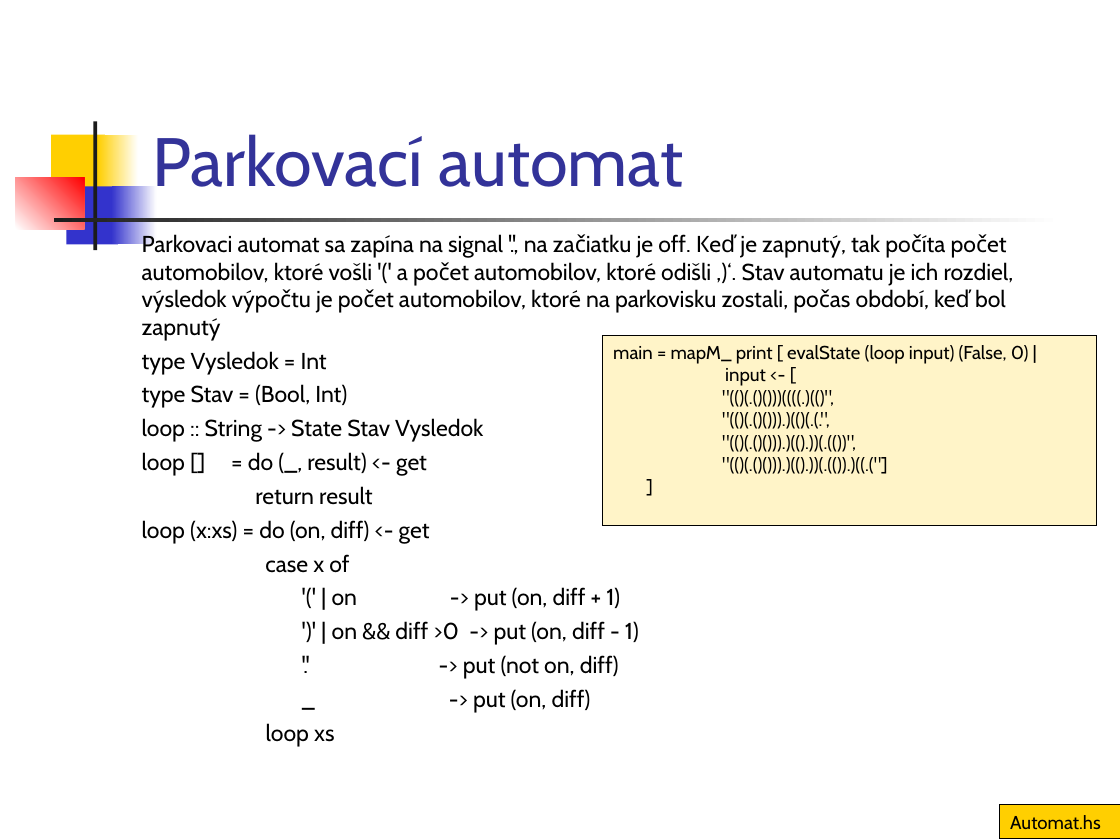
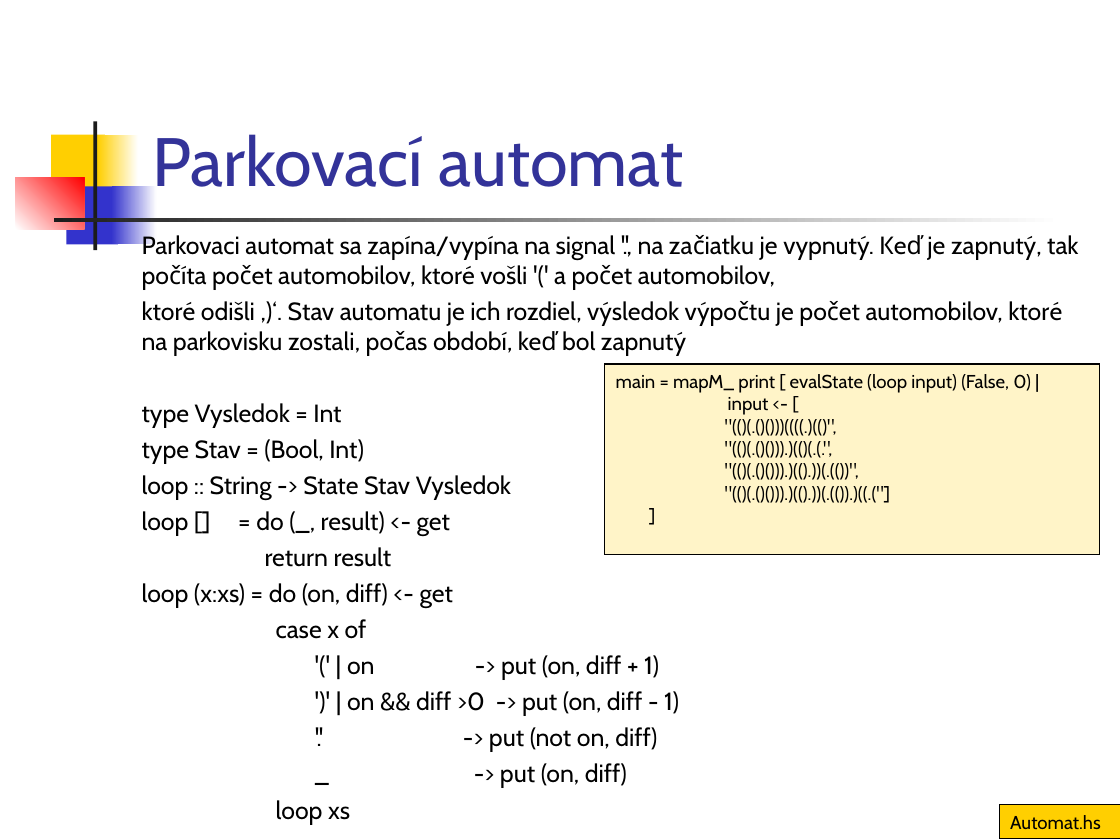
Before and after one commit to Funkcionalne/Prednasky, a slide deck: slide 22 of 13/13_fpro.ppt (slide 25 before the commit). Drawn at 1120x840 pixels with LibreOffice and Linux fonts; fonts in the diff are those of the drawing. Boxes give left, top, right and bottom in pixels: in the first picture for what was removed or moved away, otherwise in the second. Text is boxed around its words. In the diff, an @@ line names an element or a change of style, - is before the commit and + after.

```diff
--- a/13/13_fpro.ppt
+++ b/13/13_fpro.ppt
@@ text at (142, 233, 1078, 355): text changed; size 14.8 to 16 pt @@
-Parkovaci automat sa zapína na signal '.', na začiatku je off. Keď je zapnutý, tak počíta počet automobilov, ktoré vošli '(' a počet automobilov, ktoré odišli ‚)‘. Stav automatu je ich rozdiel, výsledok výpočtu je počet automobilov, ktoré na parkovisku zostali, počas období, keď bol zapnutý
+Parkovaci automat sa zapína/vypína na signal '.', na začiatku je vypnutý. Keď je zapnutý, tak počíta počet automobilov, ktoré vošli '(' a počet automobilov,
+ktoré odišli ‚)‘. Stav automatu je ich rozdiel, výsledok výpočtu je počet automobilov, ktoré na parkovisku zostali, počas období, keď bol zapnutý
@@ rectangle "main = mapM_ print [ ...": place and size @@
-rectangle "main = mapM_ print [ ..." at (603, 335, 1098, 525)
+rectangle "main = mapM_ print [ ..." at (605, 364, 1100, 554)
@@ text at (142, 403, 679, 824): size 14.8 to 16 pt in "type Vysledok = Int", "type Stav = (Bool, Int)", "loop :: String -> State Stav Vysledok", "loop [] = do (_, result) <- ..." and 8 more places @@
```
Also in this commit, not shown: 4 other slides changed, 6 slides removed, 8 other files.
